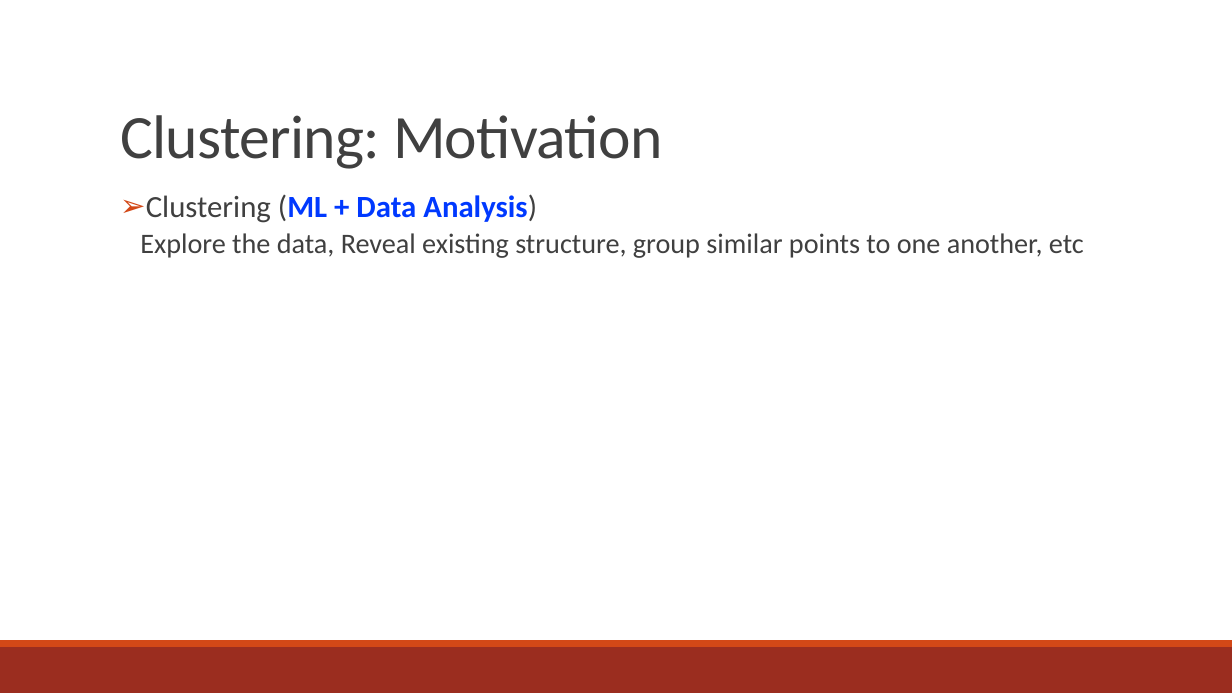
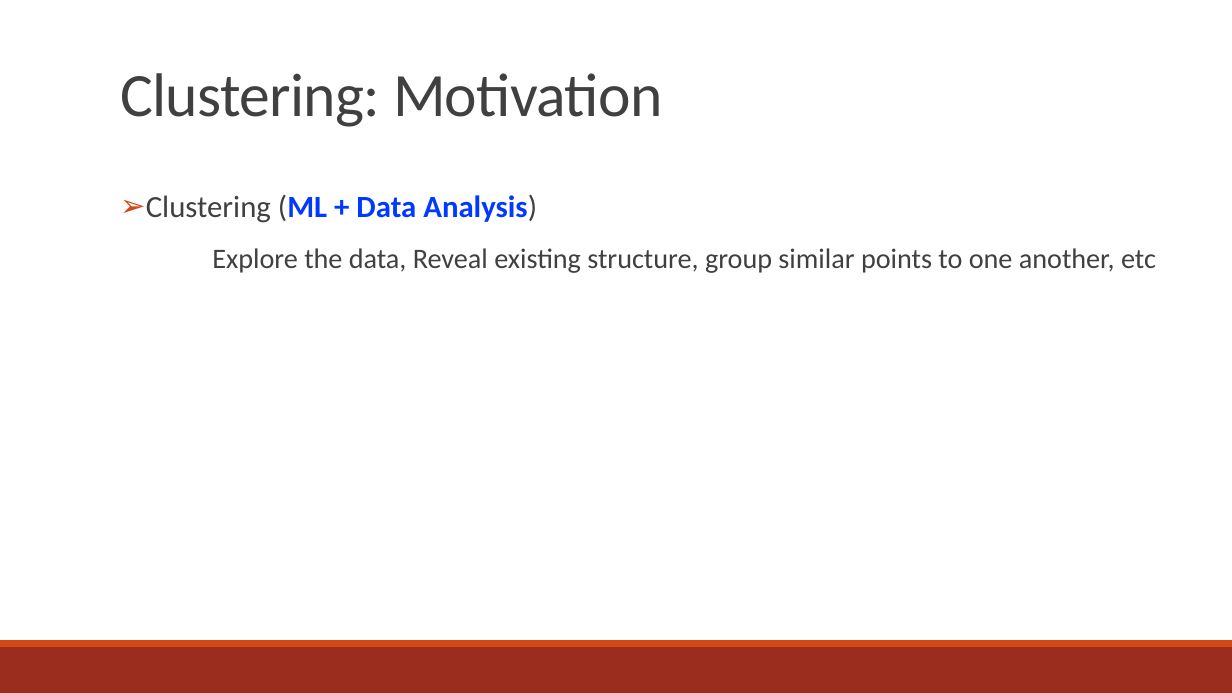
Before and after one commit to faircluster/faircluster.github.io, a slide deck: slide 5 of files/fair-clustering-tutorial-aaai22-slides1.pptx (slide 4 before the commit). Drawn at 1232x693 pixels with LibreOffice and Linux fonts; fonts in the diff are those of the drawing. Boxes give left, top, right and bottom in pixels: in the first picture for what was removed or moved away, otherwise in the second. Text is boxed around its words. In the diff, an @@ line names an element or a change of style, - is before the commit and + after.

```diff
--- a/files/fair-clustering-tutorial-aaai22-slides1.pptx
+++ b/files/fair-clustering-tutorial-aaai22-slides1.pptx
@@ title "Clustering: Motivation": place and size @@
-title "Clustering: Motivation" at bbox=[120, 115, 662, 169]
+title "Clustering: Motivation" at bbox=[120, 73, 662, 127]
@@ text at bbox=[212, 248, 1156, 273]: list level 2 to 1 in "Explore the data, Reveal existing ..." @@
```
Also in this commit, not shown: 18 other slides changed, 18 slides added, 1 slide removed, 6 other files.
